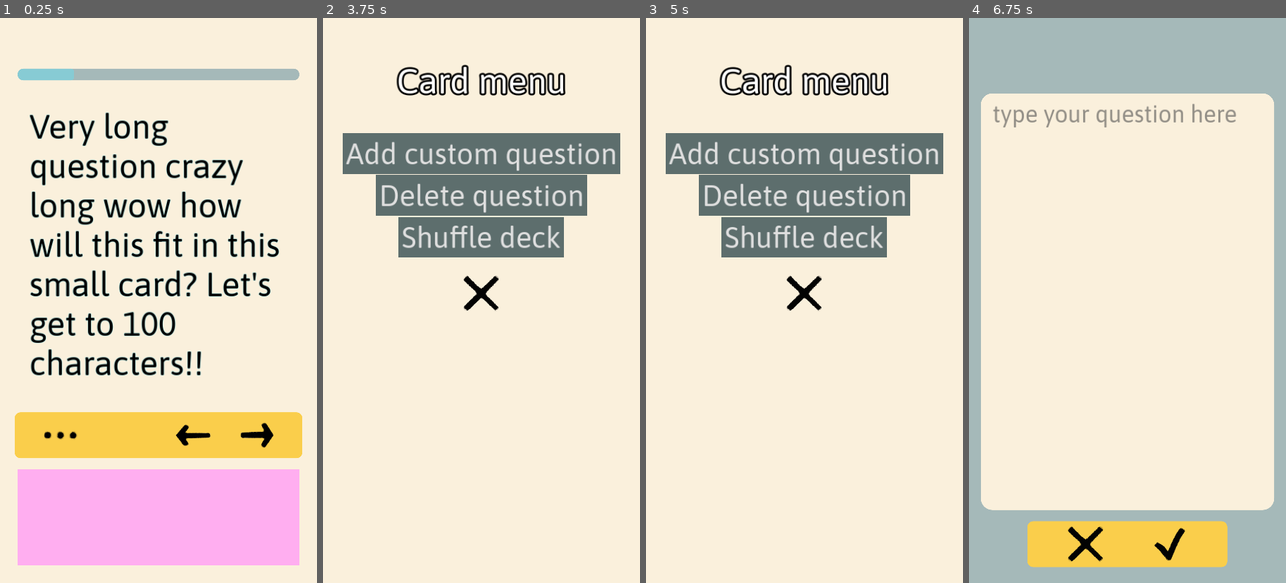
Above: before the commit, frames 1-4 (left to right).
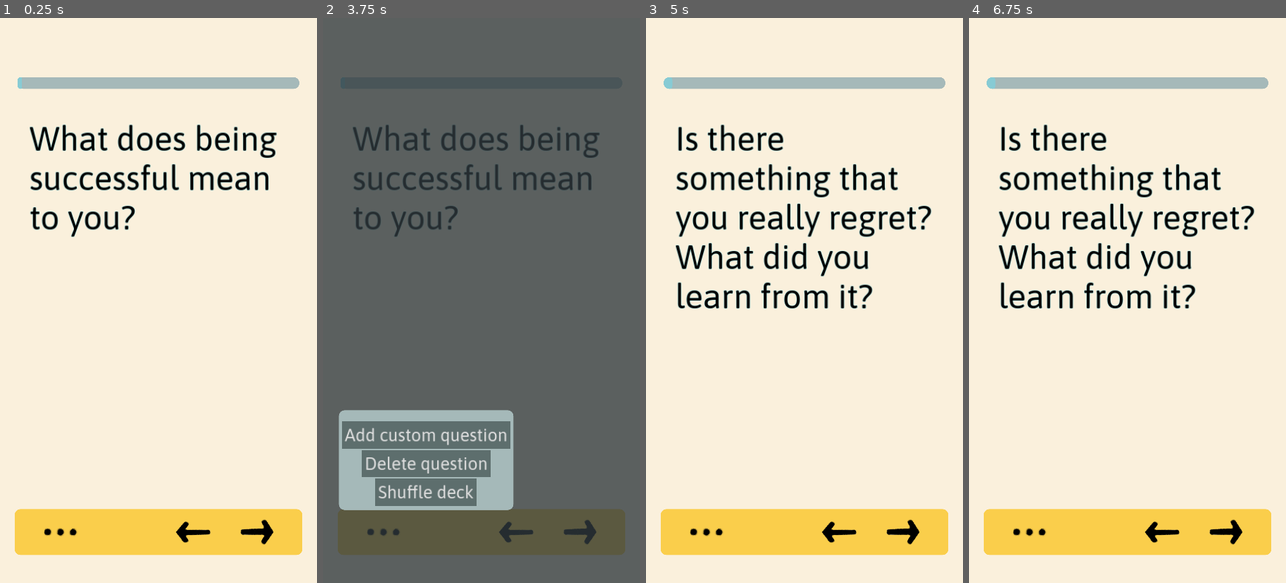
Above: after the commit, the same moments.

Repository: edoartworks/LifeCards
Game: Godot game, scene res://Game/screen_main.tscn
Same seed, same stepped clock (60 frames per second), same inputs: the game is played once before the commit and once after it.
Inputs (mouse positions are in pixels of both pictures, inside the frame that each line leads up to; where the layout moved, square brackets give the same spot in the first picture):
- Up to frame 1 (0.25 s): no input
- Up to frame 2 (3.75 s): click (383, 532) [383, 436] at 0.5 s; click "Add custom question" at 1.25 s; click (481, 300) at 2.02 s; type "12" at 2.1 s; click "Shuffle deck" at 2.75 s; click (522, 543) at 3.5 s
- Up to frame 3 (5 s): click (902, 532) [902, 436] at 4.25 s
- Up to frame 4 (6.75 s): click (1225, 532) [1225, 436] at 5 s; click (1127, 153) at 5.75 s, where only the run before the commit has a clickable "Add custom question"; click (1168, 543) at 6.52 s

The runs differ from the first frame. In frame 1, 36% of the frame differs, in the area x 4-96%, y 9-97%; in frame 2, 90%, in the area x 0-100%, y 0-100%; in frame 3, 27%; in frame 4, 34%.

Commit message:
Made card menu a nicer small popup

Diff:
--- a/Game/Globals/Global.gd
+++ b/Game/Globals/Global.gd
@@ -1,13 +1,14 @@
 extends Node
 
-var QUESTIONS_FILE_PATH = "res://Data/DEBUG_questions.txt"
+#var QUESTIONS_FILE_PATH = "res://Data/DEBUG_questions.txt"
+var QUESTIONS_FILE_PATH = "res://Data/questions.txt"
 var QUESTIONS_USER_FILE_PATH = "user://questions.txt"
 
 var QUESTIONS: Array[String] = []
 var CURRENT_QUESTION_IDX = 0
 
 # DEBUG
-var RESET_USER_QUESTIONS = true
+var RESET_USER_QUESTIONS = false
 var DEBUG_LOG = ""
 
 func _ready() -> void:
--- a/Game/card_menu.gd
+++ b/Game/card_menu.gd
@@ -1,11 +1,5 @@
-extends CanvasLayer
-
-signal close_menu
+extends PanelContainer
 
 
 func _on_btn_add_q_pressed() -> void:
 	SignalBus.open_add_question_screen.emit()
-
-
-func _on_btn_close_menu_pressed() -> void:
-	close_menu.emit()
--- a/Game/card_menu.tscn
+++ b/Game/card_menu.tscn
@@ -1,8 +1,6 @@
-[gd_scene load_steps=5 format=3 uid="uid://d1f7oecpsrav"]
+[gd_scene load_steps=3 format=3 uid="uid://d1f7oecpsrav"]
 
 [ext_resource type="Script" path="res://Game/card_menu.gd" id="1_6yltm"]
-[ext_resource type="Theme" uid="uid://fa3sqrgi1208" path="res://Art/th_custom01.theme" id="2_5darv"]
-[ext_resource type="Texture2D" uid="uid://pm7346njvp7s" path="res://Art/icon_cancel.png" id="3_i1vdj"]
 
 [sub_resource type="StyleBoxFlat" id="StyleBoxFlat_gmrec"]
 content_margin_left = 10.0
@@ -11,75 +9,47 @@
 content_margin_bottom = 10.0
 bg_color = Color(0.364227, 0.429688, 0.427505, 1)
 
-[node name="card_menu" type="CanvasLayer"]
+[node name="BG" type="PanelContainer"]
+anchors_preset = -1
+anchor_top = 0.075
+anchor_right = 0.531482
+anchor_bottom = 0.236
+offset_right = -0.000549316
+offset_bottom = 0.879974
+grow_horizontal = 2
+grow_vertical = 2
+pivot_offset = Vector2(0, 310)
+theme_type_variation = &"PanelContainer_2"
 script = ExtResource("1_6yltm")
 
-[node name="BG" type="Panel" parent="."]
-anchors_preset = 15
-anchor_right = 1.0
-anchor_bottom = 1.0
-grow_horizontal = 2
-grow_vertical = 2
-theme = ExtResource("2_5darv")
+[node name="cont_menu" type="VBoxContainer" parent="."]
+layout_mode = 2
 
-[node name="cont_menu" type="VBoxContainer" parent="BG"]
-layout_mode = 1
-anchors_preset = 7
-anchor_left = 0.5
-anchor_top = 1.0
-anchor_right = 0.5
-anchor_bottom = 1.0
-offset_left = -540.0
-offset_top = -1776.0
-offset_right = 540.0
-offset_bottom = -128.0
-grow_horizontal = 2
-grow_vertical = 0
-
-[node name="lbl_title" type="Label" parent="BG/cont_menu"]
-layout_mode = 2
-theme_override_constants/outline_size = 25
-theme_override_font_sizes/font_size = 120
-text = "Card menu"
-horizontal_alignment = 1
-
-[node name="spacer" type="Control" parent="BG/cont_menu"]
-custom_minimum_size = Vector2(0, 100)
+[node name="spacer" type="Control" parent="cont_menu"]
+custom_minimum_size = Vector2(0, 20)
 layout_mode = 2
 size_flags_horizontal = 3
 
-[node name="btn_add_q" type="Button" parent="BG/cont_menu"]
+[node name="btn_add_q" type="Button" parent="cont_menu"]
 layout_mode = 2
 size_flags_horizontal = 4
-theme_override_font_sizes/font_size = 100
+theme_override_font_sizes/font_size = 60
 theme_override_styles/normal = SubResource("StyleBoxFlat_gmrec")
 text = "Add custom question"
 
-[node name="btn_delete_q" type="Button" parent="BG/cont_menu"]
+[node name="btn_delete_q" type="Button" parent="cont_menu"]
 layout_mode = 2
 size_flags_horizontal = 4
-theme_override_font_sizes/font_size = 100
+theme_override_font_sizes/font_size = 60
 theme_override_styles/normal = SubResource("StyleBoxFlat_gmrec")
 text = "Delete question"
 
-[node name="btn_shuffle deck" type="Button" parent="BG/cont_menu"]
+[node name="btn_shuffle deck" type="Button" parent="cont_menu"]
 layout_mode = 2
 size_flags_horizontal = 4
-theme_override_font_sizes/font_size = 100
+theme_override_font_sizes/font_size = 60
 theme_override_styles/normal = SubResource("StyleBoxFlat_gmrec")
 button_mask = 5
 text = "Shuffle deck"
 
-[node name="spacer2" type="Control" parent="BG/cont_menu"]
-custom_minimum_size = Vector2(0, 50)
-layout_mode = 2
-size_flags_horizontal = 3
-
-[node name="btn_close_menu" type="Button" parent="BG/cont_menu"]
-layout_mode = 2
-size_flags_horizontal = 4
-theme_override_font_sizes/font_size = 100
-icon = ExtResource("3_i1vdj")
-
-[connection signal="pressed" from="BG/cont_menu/btn_add_q" to="." method="_on_btn_add_q_pressed"]
-[connection signal="pressed" from="BG/cont_menu/btn_close_menu" to="." method="_on_btn_close_menu_pressed"]
+[connection signal="pressed" from="cont_menu/btn_add_q" to="." method="_on_btn_add_q_pressed"]
--- a/Game/screen_add_question.tscn
+++ b/Game/screen_add_question.tscn
@@ -19,7 +19,6 @@
 anchor_bottom = 1.0
 grow_horizontal = 2
 grow_vertical = 2
-theme = ExtResource("1_3pbqw")
 theme_override_styles/panel = SubResource("StyleBoxFlat_5mgnx")
 
 [node name="cont_margin_main" type="MarginContainer" parent="BG"]
--- a/Game/screen_card.gd
+++ b/Game/screen_card.gd
@@ -7,6 +7,7 @@
 @export var debug_log_lbl_path :NodePath
 var CARD :Node = null
 var MENU :Node = null
+var MENU_OVERLAY :Node = null
 var PROG_BAR :ProgressBar = null
 var DEBUG_LOG :Node = null
 var DEBUG_SCROLL :Node = null
@@ -15,8 +16,8 @@
 func _ready() -> void:
 	CARD = get_node(card_path)
 	MENU = get_node(menu_path)
+	MENU_OVERLAY = MENU.get_parent()
 	PROG_BAR = get_node(prog_bar_path)
-	MENU.connect("close_menu", _on_close_menu)
 	DEBUG_LOG = get_node(debug_log_lbl_path)
 	DEBUG_SCROLL = DEBUG_LOG.get_parent()
 
@@ -66,8 +67,9 @@
 
 
 func _on_btn_menu_pressed() -> void:
-	MENU.visible = true
+	MENU_OVERLAY.visible = true
 
 
-func _on_close_menu() -> void:
-	MENU.visible = false
+func _on_obscure_gui_input(event: InputEvent) -> void:
+	if event is InputEventScreenTouch and event.is_pressed():
+		MENU_OVERLAY.visible = false
--- a/Game/screen_card.tscn
+++ b/Game/screen_card.tscn
@@ -14,7 +14,7 @@
 [node name="screen_card" type="CanvasLayer"]
 script = ExtResource("1_6i3pm")
 card_path = NodePath("BG/cont_safe_area/VBoxContainer/card_02")
-menu_path = NodePath("card_menu")
+menu_path = NodePath("card_menu_overlay/card_menu")
 prog_bar_path = NodePath("BG/cont_safe_area/VBoxContainer/progress_bar_deck")
 debug_log_lbl_path = NodePath("BG/cont_safe_area/VBoxContainer/cont_debug_log/lbl_debug_log")
 
@@ -24,7 +24,6 @@
 anchor_bottom = 1.0
 grow_horizontal = 2
 grow_vertical = 2
-theme = ExtResource("3_fjgbr")
 
 [node name="cont_safe_area" type="MarginContainer" parent="BG"]
 layout_mode = 1
@@ -120,6 +119,7 @@
 layout_mode = 2
 
 [node name="cont_debug_log" type="ScrollContainer" parent="BG/cont_safe_area/VBoxContainer"]
+visible = false
 custom_minimum_size = Vector2(0, 100)
 layout_mode = 2
 size_flags_vertical = 3
@@ -136,10 +136,31 @@
 text = "DEBUG"
 vertical_alignment = 2
 
-[node name="card_menu" parent="." instance=ExtResource("7_8jahr")]
+[node name="card_menu_overlay" type="CanvasLayer" parent="."]
 layer = 2
 visible = false
+
+[node name="obscure" type="Panel" parent="card_menu_overlay"]
+anchors_preset = 15
+anchor_right = 1.0
+anchor_bottom = 1.0
+grow_horizontal = 2
+grow_vertical = 2
+theme_type_variation = &"Panel_Obscure"
+
+[node name="card_menu" parent="card_menu_overlay" instance=ExtResource("7_8jahr")]
+anchor_left = 0.074
+anchor_top = 0.864
+anchor_right = 0.074
+anchor_bottom = 0.864
+offset_left = -15.92
+offset_top = -306.88
+offset_right = 558.08
+offset_bottom = 3.12
+grow_horizontal = 1
+grow_vertical = 0
 
 [connection signal="pressed" from="BG/cont_safe_area/VBoxContainer/cont_btns_bg/cont_btns/btn_menu" to="." method="_on_btn_menu_pressed"]
 [connection signal="pressed" from="BG/cont_safe_area/VBoxContainer/cont_btns_bg/cont_btns/btn_back" to="." method="_on_btn_back_pressed"]
 [connection signal="pressed" from="BG/cont_safe_area/VBoxContainer/cont_btns_bg/cont_btns/btn_fwd" to="." method="_on_btn_fwd_pressed"]
+[connection signal="gui_input" from="card_menu_overlay/obscure" to="." method="_on_obscure_gui_input"]
--- a/project.godot
+++ b/project.godot
@@ -31,6 +31,7 @@
 
 [gui]
 
+theme/custom="res://Art/th_custom01.theme"
 theme/custom_font="res://Art/Asap-VariableFont_wdth,wght.ttf"
 
 [input_devices]
Binary file changed: Art/th_custom01.theme
Not shown, changed: Exports/lifecards.apk
Not shown, changed: Exports/lifecards.apk.idsig
